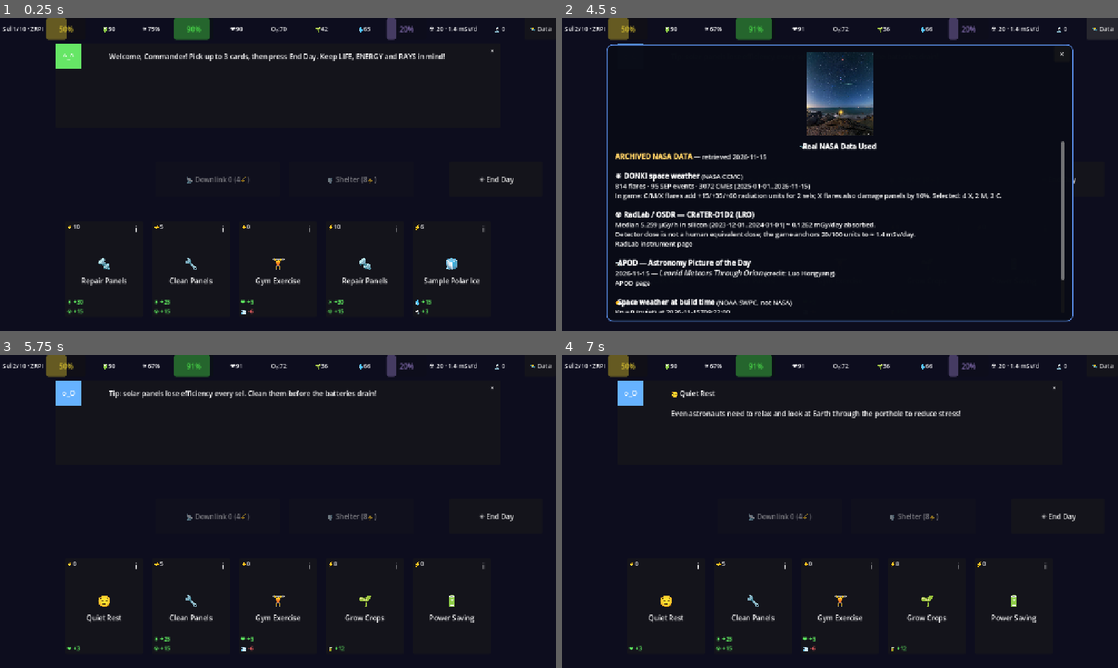
Above: before the commit, frames 1-4 (two rows, left to right).
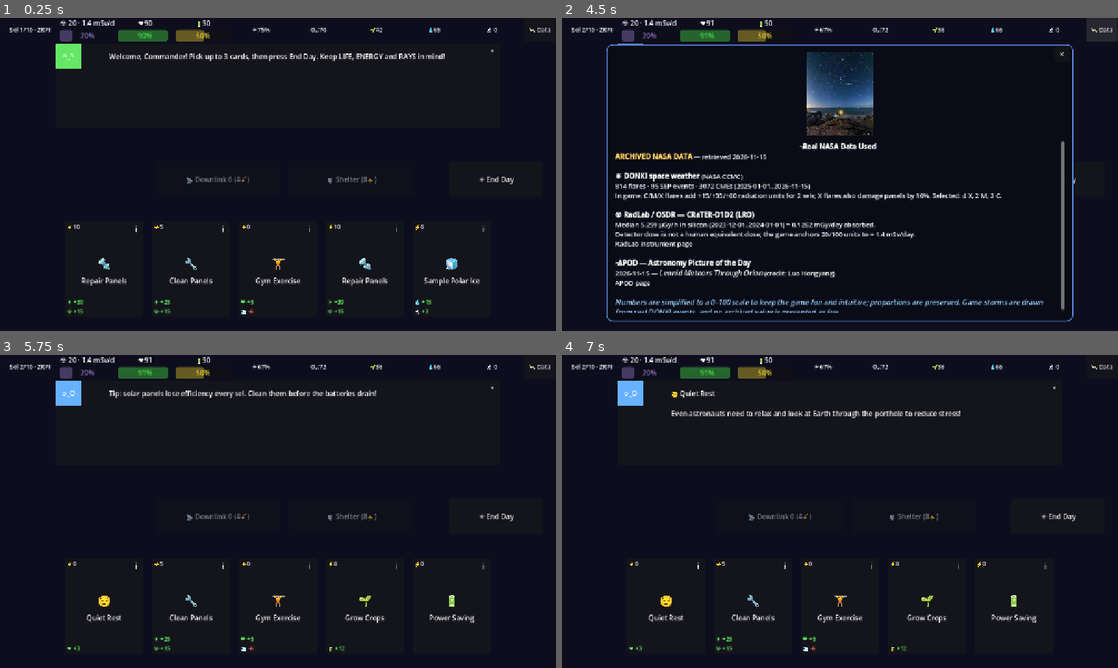
Above: after the commit, the same moments.

Repository: SadAlexa/2026-NASA-Challenge-Junior-Astronaut-Mission-Trainer
Game: Godot game, scene res://main.tscn
The game is run twice, just before and just after one commit, with the same random seed, the same clock (stepped at 60 frames per second) and the same inputs.
Inputs:
- Up to frame 1 (0.25 s): no input
- Up to frame 2 (4.5 s): click "🛰️ Data" at 0.5 s; click "×" at 1.25 s; click "i" at 2 s; click "☀️ End Day" at 2.75 s; click "➡️ Next Sel" at 3.5 s; click "🛰️ Data" at 4.25 s
- Up to frame 3 (5.75 s): click "×" at 5 s
- Up to frame 4 (7 s): click "×" at 5.75 s; click "i" at 6.5 s

The runs differ from the first frame. In frame 1, 1.9% of the frame differs, in the area x 0-100%, y 0-8%; in frame 2, 3.3%, in the area x 0-100%, y 0-95%; in frame 3, 1.9%; in frame 4, 1.9%.

Commit message:
chore: removed unused apis and HUD fixes

Diff:
--- a/game/data/donki_events.json
+++ b/game/data/donki_events.json
@@ -1,135 +1,135 @@
 {
   "dataset": {
-	"name": "NASA DONKI - Solar Flares (FLR), Solar Energetic Particles (SEP), Coronal Mass Ejections (CME)",
-	"archived": true,
-	"retrieved": "2026-11-15",
-	"range": "2025-01-01..2026-11-15",
-	"source": "https://ccmc.gsfc.nasa.gov/tools/DONKI/",
-	"api": "https://api.nasa.gov/DONKI/",
-	"endpoint_used": "https://ccmc.gsfc.nasa.gov/DONKI-API/get/FLR?startDate=2025-01-01&endDate=2025-02-28",
-	"counts": {
-	  "flr": 814,
-	  "sep": 95,
-	  "cme": 3072
-	},
-	"selected": {
-	  "X": 4,
-	  "M": 2,
-	  "C": 2
-	},
-	"sample_sep": {
-	  "id": "2026-09-05T16:30:00-SEP-004",
-	  "event_time": "2026-09-05T16:30Z",
-	  "link": "https://ccmc.gsfc.nasa.gov/DONKI/view/SEP/48557/-1",
-	  "instruments": [
+    "name": "NASA DONKI - Solar Flares (FLR), Solar Energetic Particles (SEP), Coronal Mass Ejections (CME)",
+    "archived": true,
+    "retrieved": "2026-11-15",
+    "range": "2025-01-01..2026-11-15",
+    "source": "https://ccmc.gsfc.nasa.gov/tools/DONKI/",
+    "api": "https://api.nasa.gov/DONKI/",
+    "endpoint_used": "https://ccmc.gsfc.nasa.gov/DONKI-API/get/FLR?startDate=2025-01-01&endDate=2025-02-28",
+    "counts": {
+      "flr": 814,
+      "sep": 95,
+      "cme": 3072
+    },
+    "selected": {
+      "X": 4,
+      "M": 2,
+      "C": 2
+    },
+    "sample_sep": {
+      "id": "2026-09-05T16:30:00-SEP-004",
+      "event_time": "2026-09-05T16:30Z",
+      "link": "https://ccmc.gsfc.nasa.gov/DONKI/view/SEP/48557/-1",
+      "instruments": [
         "MODEL: REleASE:ACE/EPAM 28.2-50.1 MeV"
-	  ]
-	},
-	"sample_cme": {
-	  "id": "2025-03-21T16:00:00-CME-001",
-	  "start_time": "2025-03-21T16:00Z",
-	  "source_location": "N02E07",
-	  "speed_km_s": 3032.0,
-	  "type": "ER"
-	},
-	"note": "Curated real DONKI events bundled at build time. Game radiation values are simplified 0-100 units defined in game/data/constants.gd, not physical units."
+      ]
+    },
+    "sample_cme": {
+      "id": "2025-03-21T16:00:00-CME-001",
+      "start_time": "2025-03-21T16:00Z",
+      "source_location": "N02E07",
+      "speed_km_s": 3032.0,
+      "type": "ER"
+    },
+    "note": "Curated real DONKI events bundled at build time. Game radiation values are simplified 0-100 units defined in game/data/constants.gd, not physical units."
   },
   "events": [
-	{
-	  "id": "2025-05-25T16:18:00-FLR-001",
-	  "kind": "FLR",
-	  "class": "M",
-	  "peak_class": "M8.9",
-	  "begin_time": "2025-05-25T16:18Z",
-	  "peak_time": "2025-05-25T16:30Z",
-	  "end_time": "2025-05-25T16:36Z",
-	  "source_location": "S05W55",
-	  "active_region": 14098,
-	  "link": "https://ccmc.gsfc.nasa.gov/DONKI/view/FLR/39072/-1"
-	},
-	{
-	  "id": "2025-09-28T13:26:00-FLR-001",
-	  "kind": "FLR",
-	  "class": "C",
-	  "peak_class": "C9.9",
-	  "begin_time": "2025-09-28T13:26Z",
-	  "peak_time": "2025-09-28T13:31Z",
-	  "end_time": "2025-09-28T13:34Z",
-	  "source_location": "N17E54",
-	  "active_region": 14233,
-	  "link": "https://ccmc.gsfc.nasa.gov/DONKI/view/FLR/41468/-1"
-	},
-	{
-	  "id": "2025-11-11T09:49:00-FLR-001",
-	  "kind": "FLR",
-	  "class": "X",
-	  "peak_class": "X5.1",
-	  "begin_time": "2025-11-11T09:49Z",
-	  "peak_time": "2025-11-11T10:04Z",
-	  "end_time": "2025-11-11T10:17Z",
-	  "source_location": "N27W27",
-	  "active_region": 14274,
-	  "link": "https://ccmc.gsfc.nasa.gov/DONKI/view/FLR/42610/-1"
-	},
-	{
-	  "id": "2025-11-14T07:44:00-FLR-001",
-	  "kind": "FLR",
-	  "class": "X",
-	  "peak_class": "X4.0",
-	  "begin_time": "2025-11-14T07:44Z",
-	  "peak_time": "2025-11-14T08:30Z",
-	  "end_time": "2025-11-14T08:40Z",
-	  "source_location": "N24W71",
-	  "active_region": 14274,
-	  "link": "https://ccmc.gsfc.nasa.gov/DONKI/view/FLR/42702/-1"
-	},
-	{
-	  "id": "2025-11-19T09:29:00-FLR-001",
-	  "kind": "FLR",
-	  "class": "C",
-	  "peak_class": "C9.9",
-	  "begin_time": "2025-11-19T09:29Z",
-	  "peak_time": "2025-11-19T09:53Z",
-	  "end_time": "2025-11-19T10:12Z",
-	  "source_location": "N15E90",
-	  "active_region": 14288,
-	  "link": "https://ccmc.gsfc.nasa.gov/DONKI/view/FLR/42884/-1"
-	},
-	{
-	  "id": "2026-02-01T23:44:00-FLR-001",
-	  "kind": "FLR",
-	  "class": "X",
-	  "peak_class": "X8.1",
-	  "begin_time": "2026-02-01T23:44Z",
-	  "peak_time": "2026-02-01T23:57Z",
-	  "end_time": "2026-02-02T00:04Z",
-	  "source_location": "N13E35",
-	  "active_region": 14366,
-	  "link": "https://ccmc.gsfc.nasa.gov/DONKI/view/FLR/44361/-1"
-	},
-	{
-	  "id": "2026-02-04T12:02:00-FLR-001",
-	  "kind": "FLR",
-	  "class": "X",
-	  "peak_class": "X4.2",
-	  "begin_time": "2026-02-04T12:02Z",
-	  "peak_time": "2026-02-04T12:13Z",
-	  "end_time": "2026-02-04T12:18Z",
-	  "source_location": "N16E06",
-	  "active_region": 14366,
-	  "link": "https://ccmc.gsfc.nasa.gov/DONKI/view/FLR/44437/-1"
-	},
-	{
-	  "id": "2026-06-03T01:22:00-FLR-001",
-	  "kind": "FLR",
-	  "class": "M",
-	  "peak_class": "M9.3",
-	  "begin_time": "2026-06-03T01:22Z",
-	  "peak_time": "2026-06-03T01:36Z",
-	  "end_time": "2026-06-03T01:43Z",
-	  "source_location": "N13W10",
-	  "active_region": 14455,
-	  "link": "https://ccmc.gsfc.nasa.gov/DONKI/view/FLR/46582/-1"
-	}
+    {
+      "id": "2025-05-25T16:18:00-FLR-001",
+      "kind": "FLR",
+      "class": "M",
+      "peak_class": "M8.9",
+      "begin_time": "2025-05-25T16:18Z",
+      "peak_time": "2025-05-25T16:30Z",
+      "end_time": "2025-05-25T16:36Z",
+      "source_location": "S05W55",
+      "active_region": 14098,
+      "link": "https://ccmc.gsfc.nasa.gov/DONKI/view/FLR/39072/-1"
+    },
+    {
+      "id": "2025-09-28T13:26:00-FLR-001",
+      "kind": "FLR",
+      "class": "C",
+      "peak_class": "C9.9",
+      "begin_time": "2025-09-28T13:26Z",
+      "peak_time": "2025-09-28T13:31Z",
+      "end_time": "2025-09-28T13:34Z",
+      "source_location": "N17E54",
+      "active_region": 14233,
+      "link": "https://ccmc.gsfc.nasa.gov/DONKI/view/FLR/41468/-1"
+    },
+    {
+      "id": "2025-11-11T09:49:00-FLR-001",
+      "kind": "FLR",
+      "class": "X",
+      "peak_class": "X5.1",
+      "begin_time": "2025-11-11T09:49Z",
+      "peak_time": "2025-11-11T10:04Z",
+      "end_time": "2025-11-11T10:17Z",
+      "source_location": "N27W27",
+      "active_region": 14274,
+      "link": "https://ccmc.gsfc.nasa.gov/DONKI/view/FLR/42610/-1"
+    },
+    {
+      "id": "2025-11-14T07:44:00-FLR-001",
+      "kind": "FLR",
+      "class": "X",
+      "peak_class": "X4.0",
+      "begin_time": "2025-11-14T07:44Z",
+      "peak_time": "2025-11-14T08:30Z",
+      "end_time": "2025-11-14T08:40Z",
+      "source_location": "N24W71",
+      "active_region": 14274,
+      "link": "https://ccmc.gsfc.nasa.gov/DONKI/view/FLR/42702/-1"
+    },
+    {
+      "id": "2025-11-19T09:29:00-FLR-001",
+      "kind": "FLR",
+      "class": "C",
+      "peak_class": "C9.9",
+      "begin_time": "2025-11-19T09:29Z",
+      "peak_time": "2025-11-19T09:53Z",
+      "end_time": "2025-11-19T10:12Z",
+      "source_location": "N15E90",
+      "active_region": 14288,
+      "link": "https://ccmc.gsfc.nasa.gov/DONKI/view/FLR/42884/-1"
+    },
+    {
+      "id": "2026-02-01T23:44:00-FLR-001",
+      "kind": "FLR",
+      "class": "X",
+      "peak_class": "X8.1",
+      "begin_time": "2026-02-01T23:44Z",
+      "peak_time": "2026-02-01T23:57Z",
+      "end_time": "2026-02-02T00:04Z",
+      "source_location": "N13E35",
+      "active_region": 14366,
+      "link": "https://ccmc.gsfc.nasa.gov/DONKI/view/FLR/44361/-1"
+    },
+    {
+      "id": "2026-02-04T12:02:00-FLR-001",
+      "kind": "FLR",
+      "class": "X",
+      "peak_class": "X4.2",
+      "begin_time": "2026-02-04T12:02Z",
+      "peak_time": "2026-02-04T12:13Z",
+      "end_time": "2026-02-04T12:18Z",
+      "source_location": "N16E06",
+      "active_region": 14366,
+      "link": "https://ccmc.gsfc.nasa.gov/DONKI/view/FLR/44437/-1"
+    },
+    {
+      "id": "2026-06-03T01:22:00-FLR-001",
+      "kind": "FLR",
+      "class": "M",
+      "peak_class": "M9.3",
+      "begin_time": "2026-06-03T01:22Z",
+      "peak_time": "2026-06-03T01:36Z",
+      "end_time": "2026-06-03T01:43Z",
+      "source_location": "N13W10",
+      "active_region": 14455,
+      "link": "https://ccmc.gsfc.nasa.gov/DONKI/view/FLR/46582/-1"
+    }
   ]
 }
--- a/game/data/nasa_reference.json
+++ b/game/data/nasa_reference.json
@@ -2,40 +2,33 @@
   "retrieved": "2026-11-15",
   "archived": true,
   "radiation": {
-	"source": "NASA RadLab / OSDR - CRaTER-D1D2 (LRO)",
-	"instrument": "CRaTER-D1D2",
-	"period": "2023-12-01..2024-01-01",
-	"samples": 744,
-	"raw_unit": "uGy/h",
-	"median_uGy_h": 5.259,
-	"mean_uGy_h": 7.644,
-	"max_uGy_h": 91.958,
-	"absorbed_mGy_day": 0.1262,
-	"quality_factor": 2.0,
-	"equivalent_mSv_day_estimate": 0.2524,
-	"status": "fetched-at-build",
-	"citation": "https://visualization.osdr.nasa.gov/radlab/gui/knowledgebase/CRaTER-D1D2",
-	"note": "Absorbed dose in silicon measured by the CRaTER D1/D2 detector pair on LRO. It is not directly a human equivalent dose; the game anchors 20/100 units to the lunar-surface reference below, not to the raw detector value.",
-	"lunar_surface_reference_mSv_day": 1.4,
-	"game_base_units": 20.0,
-	"game_unit_mSv_day": 0.07
+    "source": "NASA RadLab / OSDR - CRaTER-D1D2 (LRO)",
+    "instrument": "CRaTER-D1D2",
+    "period": "2023-12-01..2024-01-01",
+    "samples": 744,
+    "raw_unit": "uGy/h",
+    "median_uGy_h": 5.259,
+    "mean_uGy_h": 7.644,
+    "max_uGy_h": 91.958,
+    "absorbed_mGy_day": 0.1262,
+    "quality_factor": 2.0,
+    "equivalent_mSv_day_estimate": 0.2524,
+    "status": "fetched-at-build",
+    "citation": "https://visualization.osdr.nasa.gov/radlab/gui/knowledgebase/CRaTER-D1D2",
+    "note": "Absorbed dose in silicon measured by the CRaTER D1/D2 detector pair on LRO. It is not directly a human equivalent dose; the game anchors 20/100 units to the lunar-surface reference below, not to the raw detector value.",
+    "lunar_surface_reference_mSv_day": 1.4,
+    "game_base_units": 20.0,
+    "game_unit_mSv_day": 0.07
   },
   "apod": {
-	"status": "fetched-at-build",
-	"date": "2026-11-15",
-	"title": "Leonid Meteors Through Orion",
-	"explanation": "Explanation: Where will  …(398 unchanged characters)…
-	"credit": "Luo Hongyang",
-	"page_url": "https://science.nasa.gov/image-article/apod-2026-november-15-leonid-meteors-through-orion/",
-	"image_path": "res://data/apod_fallback.jpg",
-	"endpoint": "https://science.nasa.gov/wp-json/wp/v2/apod-basic",
-	"source": "https://apod.nasa.gov/"
-  },
-  "space_weather": {
-	"source": "NOAA SWPC (not NASA)",
-	"kp_index": 0,
-	"kp_label": "0Z",
-	"time_tag": "2026-11-15T09:22:00",
-	"url": "https://services.swpc.noaa.gov/json/planetary_k_index_1m.json"
+    "status": "fetched-at-build",
+    "date": "2026-11-15",
+    "title": "Leonid Meteors Through Orion",
+    "explanation": "Explanation: Where will  …(398 unchanged characters)…
+    "credit": "Luo Hongyang",
+    "page_url": "https://science.nasa.gov/image-article/apod-2026-november-15-leonid-meteors-through-orion/",
+    "image_path": "res://data/apod_fallback.jpg",
+    "endpoint": "https://science.nasa.gov/wp-json/wp/v2/apod-basic",
+    "source": "https://apod.nasa.gov/"
   }
 }
--- a/game/game/game.tscn
+++ b/game/game/game.tscn
@@ -56,13 +56,50 @@
 horizontal_alignment = 1
 vertical_alignment = 1
 
-[node name="EnergyBar" type="ProgressBar" parent="HUD/TopBar" unique_id=955235882]
+[node name="RaysContainer" type="VBoxContainer" parent="HUD/TopBar" unique_id=1836202231]
+layout_mode = 2
+size_flags_horizontal = 3
+alignment = 1
+
+[node name="RaysLabel" type="Label" parent="HUD/TopBar/RaysContainer" unique_id=716937143]
+layout_mode = 2
+size_flags_horizontal = 3
+size_flags_vertical = 1
+text = "☢️0"
+horizontal_alignment = 1
+vertical_alignment = 1
+
+[node name="RaysBar" type="ProgressBar" parent="HUD/TopBar/RaysContainer" unique_id=1755504018]
 custom_minimum_size = Vector2(72, 20)
 layout_mode = 2
 size_flags_horizontal = 3
 size_flags_vertical = 1
 
-[node name="EnergyLabel" type="Label" parent="HUD/TopBar" unique_id=1354039648]
+[node name="HealthContainer" type="VBoxContainer" parent="HUD/TopBar" unique_id=1999250309]
+layout_mode = 2
+size_flags_horizontal = 3
+alignment = 1
+
+[node name="HealthLabel" type="Label" parent="HUD/TopBar/HealthContainer" unique_id=2038302169]
+layout_mode = 2
+size_flags_horizontal = 3
+size_flags_vertical = 1
+text = "❤️100"
+horizontal_alignment = 1
+vertical_alignment = 1
+
+[node name="LifeBar" type="ProgressBar" parent="HUD/TopBar/HealthContainer" unique_id=1081979223]
+custom_minimum_size = Vector2(72, 20)
+layout_mode = 2
+size_flags_horizontal = 3
+size_flags_vertical = 1
+
+[node name="EnergyContainer" type="VBoxContainer" parent="HUD/TopBar" unique_id=1570030735]
+layout_mode = 2
+size_flags_horizontal = 3
+alignment = 1
+
+[node name="EnergyLabel" type="Label" parent="HUD/TopBar/EnergyContainer" unique_id=1354039648]
 layout_mode = 2
 size_flags_horizontal = 3
 size_flags_vertical = 1
@@ -70,6 +107,12 @@
 horizontal_alignment = 1
 vertical_alignment = 1
 
+[node name="EnergyBar" type="ProgressBar" parent="HUD/TopBar/EnergyContainer" unique_id=955235882]
+custom_minimum_size = Vector2(72, 20)
+layout_mode = 2
+size_flags_horizontal = 3
+size_flags_vertical = 1
+
 [node name="PanelsLabel" type="Label" parent="HUD/TopBar" unique_id=37801483]
 layout_mode = 2
 size_flags_horizontal = 3
@@ -78,20 +121,6 @@
 horizontal_alignment = 1
 vertical_alignment = 1
 
-[node name="LifeBar" type="ProgressBar" parent="HUD/TopBar" unique_id=1081979223]
-custom_minimum_size = Vector2(72, 20)
-layout_mode = 2
-size_flags_horizontal = 3
-size_flags_vertical = 1
-
-[node name="HealthLabel" type="Label" parent="HUD/TopBar" unique_id=2038302169]
-layout_mode = 2
-size_flags_horizontal = 3
-size_flags_vertical = 1
-text = "❤️100"
-horizontal_alignment = 1
-vertical_alignment = 1
-
 [node name="O2Mini" type="Label" parent="HUD/TopBar" unique_id=551025457]
 layout_mode = 2
 size_flags_horizontal = 3
@@ -113,20 +142,6 @@
 size_flags_horizontal = 3
 size_flags_vertical = 1
 text = "💧70"
-horizontal_alignment = 1
-vertical_alignment = 1
-
-[node name="RaysBar" type="ProgressBar" parent="HUD/TopBar" unique_id=1755504018]
-custom_minimum_size = Vector2(72, 20)
-layout_mode = 2
-size_flags_horizontal = 3
-size_flags_vertical = 1
-
-[node name="RaysLabel" type="Label" parent="HUD/TopBar" unique_id=716937143]
-layout_mode = 2
-size_flags_horizontal = 3
-size_flags_vertical = 1
-text = "☢️0"
 horizontal_alignment = 1
 vertical_alignment = 1
 
@@ -215,7 +230,6 @@
 grow_vertical = 2
 theme_override_font_sizes/normal_font_size = 15
 bbcode_enabled = true
-scroll_active = true
 
 [node name="Hand" type="Control" parent="." unique_id=854578857]
 anchors_preset = 0
--- a/game/ui/hud.gd
+++ b/game/ui/hud.gd
@@ -2,16 +2,16 @@
 ## HUD — binds bars to GameState.
 
 @onready var sel_label: Label = $TopBar/SolCounter
-@onready var energy_bar: ProgressBar = $TopBar/EnergyBar
-@onready var energy_label: Label = $TopBar/EnergyLabel
+@onready var energy_bar: ProgressBar = $TopBar/EnergyContainer/EnergyBar
+@onready var energy_label: Label = $TopBar/EnergyContainer/EnergyLabel
 @onready var panels_label: Label = $TopBar/PanelsLabel
-@onready var life_bar: ProgressBar = $TopBar/LifeBar
-@onready var health_label: Label = $TopBar/HealthLabel
+@onready var life_bar: ProgressBar = $TopBar/HealthContainer/LifeBar
+@onready var health_label: Label = $TopBar/HealthContainer/HealthLabel
 @onready var o2_mini: Label = $TopBar/O2Mini
 @onready var food_mini: Label = $TopBar/FoodMini
 @onready var water_mini: Label = $TopBar/WaterMini
-@onready var rays_bar: ProgressBar = $TopBar/RaysBar
-@onready var rays_label: Label = $TopBar/RaysLabel
+@onready var rays_bar: ProgressBar = $TopBar/RaysContainer/RaysBar
+@onready var rays_label: Label = $TopBar/RaysContainer/RaysLabel
 @onready var science_badge: Label = $TopBar/ScienceBadge
 
 
--- a/game/ui/real_data_panel.gd
+++ b/game/ui/real_data_panel.gd
@@ -79,7 +79,6 @@
 
 	var rad: Dictionary = ref.get("radiation", {})
 	var apod: Dictionary = ref.get("apod", {})
-	var swpc: Dictionary = ref.get("space_weather", {})
 	var donki: Dictionary = GameState.donki_dataset
 	var counts: Dictionary = donki.get("counts", {})
 	var selected: Dictionary = donki.get("selected", {})
@@ -149,14 +148,6 @@
 	else:
 		apod_lines = "APOD unavailable in this build.\n"
 
-	# --- NOAA SWPC ---
-	var kp := int(swpc.get("kp_index", 0))
-	var kp_time := str(swpc.get("time_tag", ""))
-	var swpc_lines := "Kp = %d (%s) at %s.\n" % [kp, _kp_description(kp), kp_time]
-	var swpc_url := str(swpc.get("url", ""))
-	if swpc_url != "":
-		swpc_lines += "[url=%s]NOAA SWPC data[/url]\n" % swpc_url
-
 	return """[center][b]🛰️ Real NASA Data Used[/b][/center]
 %s
 
@@ -166,22 +157,9 @@
 %s
 [b]📷 APOD — Astronomy Picture of the Day[/b]
 %s
-[b]🌤️ Space weather at build time[/b] (NOAA SWPC, not NASA)
-%s
 [color=#9fd3ff][i]Numbers are simplified to a 0–100 scale to keep the game fun and intuitive; proportions are preserved. Game storms are drawn from real DONKI events, and no archived value is presented as live.[/i][/color]""" % [
 		archive_badge,
 		donki_lines,
 		radlab_lines,
 		apod_lines,
-		swpc_lines,
 	]
-
-
-func _kp_description(kp: int) -> String:
-	if kp >= 7:
-		return "severe storm"
-	elif kp >= 5:
-		return "geomagnetic storm"
-	elif kp == 4:
-		return "unsettled"
-	return "quiet"
Not shown, changed: game/export_presets.cfg
Not shown: 2 places in game/game/game.tscn that only renumber resources
